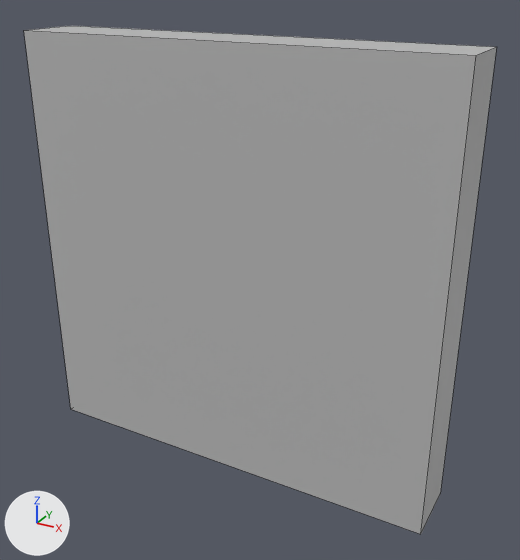
The FBX model turno-notturno/Assets/Model/Gorkem/control_windows_01.fbx as it was, and as the next commit left it.
One viewpoint serves both versions: a camera (50 mm lens) standing at (0.156, -0.262, 0.227) and looking at (0.01, 0.003, 0.095). Every picture has the same lights, and +X, +Y and +Z are marked at lower left. Mesh edges are drawn as thin lines. Where no turn or scale is listed for an object, it has been applied to the vertices.

Before the edit, the objects in view are built like this:
```python
me_mesh = bpy.data.meshes.new('Mesh')
me_mesh.from_pydata(...)  # a box spanning x -0.1..0.1, y -0.015..0.015, z 0.0..0.2
me_mesh.materials.append(mat_lambert1)  # grey #bcbcbc
ob_control_windows_01 = bpy.data.objects.new('control_windows_01', me_mesh)
ob_control_windows_01.location = (0.0, 0.0, 0.0)
```
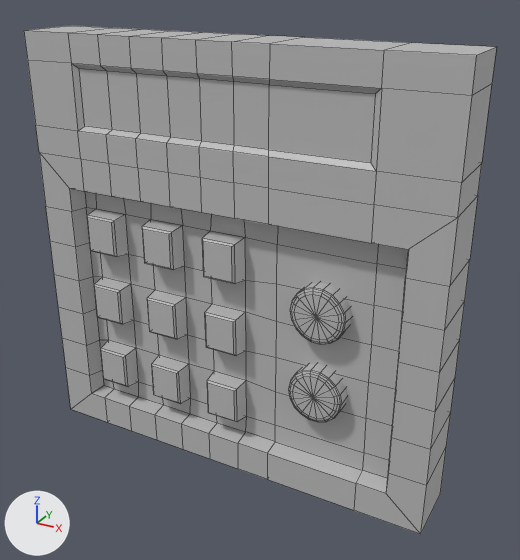
Diff of the bpy script that builds the scene:
```diff
--- a/turno-notturno/Assets/Model/Gorkem/control_windows_01.fbx.py
+++ b/turno-notturno/Assets/Model/Gorkem/control_windows_01.fbx.py
@@ me_mesh @@
 # used by ob_control_windows_01; location = (0.0, 0.0, 0.0)
-me_mesh.from_pydata(...)  # 8 vertices, 6 faces; spans x -0.1..0.1, y -0.015..0.015, z 0.0..0.2
+me_mesh.from_pydata(...)  # 554 vertices, 550 faces; spans x -0.1..0.1, y -0.015..0.015, z 0.0..0.2
+# me_mesh part 1: a new loose piece of 91 vertices spanning x 0.034..0.059, y -0.014..-0.006, z 0.04..0.065, in mat_lambert1 (grey #bcbcbc)
+# me_mesh part 2: a new loose piece of 91 vertices spanning x 0.034..0.059, y -0.014..-0.006, z 0.08..0.105, in mat_lambert1 (grey #bcbcbc)
+# me_mesh part 3: 364 vertices added at x -0.1..0.1, y -0.015..0.015, z 0.0..0.2
 me_mesh.materials.append(mat_lambert1)
```

Where the change shows, as pixel boxes [x1, y1, x2, y2] in the pictures (520 x 560 px):
part 1 of me_mesh, added
    after: [288, 364, 347, 422]
part 2 of me_mesh, added
    after: [290, 282, 351, 344]
part 3 of me_mesh, added
    after: [24, 26, 496, 534]
